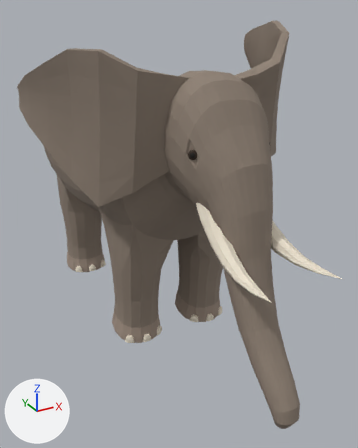
Two versions of the glTF model creatures/experiments/boxmodel/abc/t7x/zoo/elephant/stage4/elephant.glb, one commit apart.
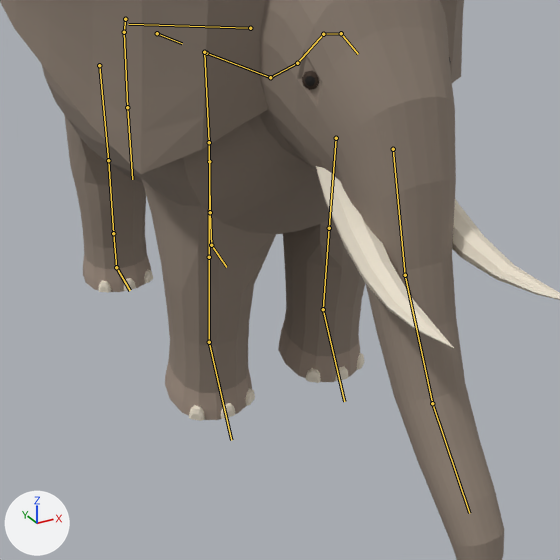
Each version is shown whole from a camera (50 mm lens) standing at (-2.22, -4.53, 3.28) and looking at (0.08, -0.34, 1.19), then close up on the part from 6% to 92% of the width and 25% to 94% of the height. The axes (+X, +Y, +Z) are drawn at lower left. The lights are the same throughout. The older version's two pictures come first. Both versions are drawn at frame 10 of the action 'attack'; the numbers are the values there. The bones that change, and the others that lie on the model, are drawn over the model as lines in the close-ups.

In view in the first close-up: 'body', 'piece_nails', 'piece_tusk_L', 'piece_tusk_R' and 1 more.
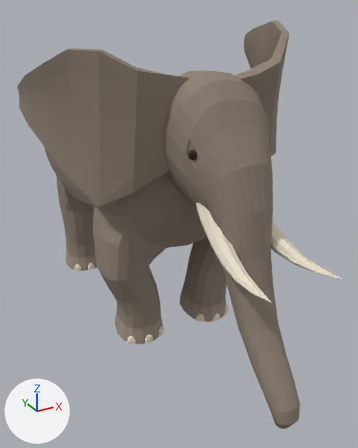
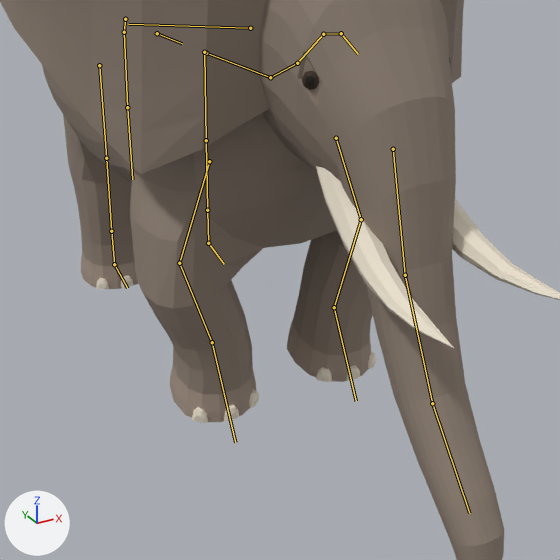
The change in detail:
Bone 'upperarm.L' (bone_upperarm_l) turns from (-8, 0, 0) to (-3, 1, 19) degrees about its own x, y and z.
Bone 'forearm.L' (bone_forearm_l) turns from (0, 0, 0) to (0, 0, -37) degrees about its own x, y and z.
Bone 'hand.L' (bone_hand_l) turns from (0, 0, 0) to (-3, 9, 14) degrees about its own x, y and z.
Bone 'upperarm.R' (bone_upperarm_r) turns from (-8, 0, 0) to (-3, -1, -19) degrees about its own x, y and z.
Bone 'forearm.R' (bone_forearm_r) turns from (0, 0, 0) to (0, 0, 37) degrees about its own x, y and z.
Bone 'hand.R' (bone_hand_r) turns from (0, 0, 0) to (-3, -9, -14) degrees about its own x, y and z.
Bone 'thigh.L' (bone_thigh_l) turns from (0, 0, 0) to (-5, 0, 0) degrees about its own x, y and z.
Bone 'shin.L' (bone_shin_l) turns from (0, 0, 0) to (5, 0, 0) degrees about its own x, y and z.
Bone 'thigh.R' (bone_thigh_r) turns from (0, 0, 0) to (-5, 0, 0) degrees about its own x, y and z.
Bone 'shin.R' (bone_shin_r) turns from (0, 0, 0) to (5, 0, 0) degrees about its own x, y and z.

What differs and where, as boxes [x1, y1, x2, y2] in the close-ups (560 x 560 px):
'body', posed: [0, 0, 504, 560] in both
'piece_nails', posed: before [98, 270, 364, 421]; after [96, 275, 376, 423]
bone 'upperarm.L', root to tip: before (336, 138) to (329, 228); after (336, 138) to (361, 219)
bone 'forearm.L', root to tip: before (329, 228) to (323, 309); after (361, 219) to (334, 307)
bone 'hand.L', root to tip: before (323, 309) to (344, 401); after (334, 307) to (356, 401)
bone 'upperarm.R', root to tip: before (209, 161) to (209, 257); after (209, 161) to (179, 263)
bone 'forearm.R', root to tip: before (209, 257) to (209, 342); after (179, 263) to (212, 342)
bone 'hand.R', root to tip: before (209, 342) to (231, 440); after (212, 342) to (235, 442)
bone 'thigh.L', root to tip: before (204, 52) to (209, 142); after (204, 52) to (206, 140)
bone 'shin.L', root to tip: before (209, 142) to (210, 212); after (206, 140) to (207, 210)
bone 'thigh.R', root to tip: before (99, 65) to (108, 160); after (99, 65) to (106, 158)
bone 'shin.R', root to tip: before (108, 160) to (113, 233); after (106, 158) to (111, 231)
